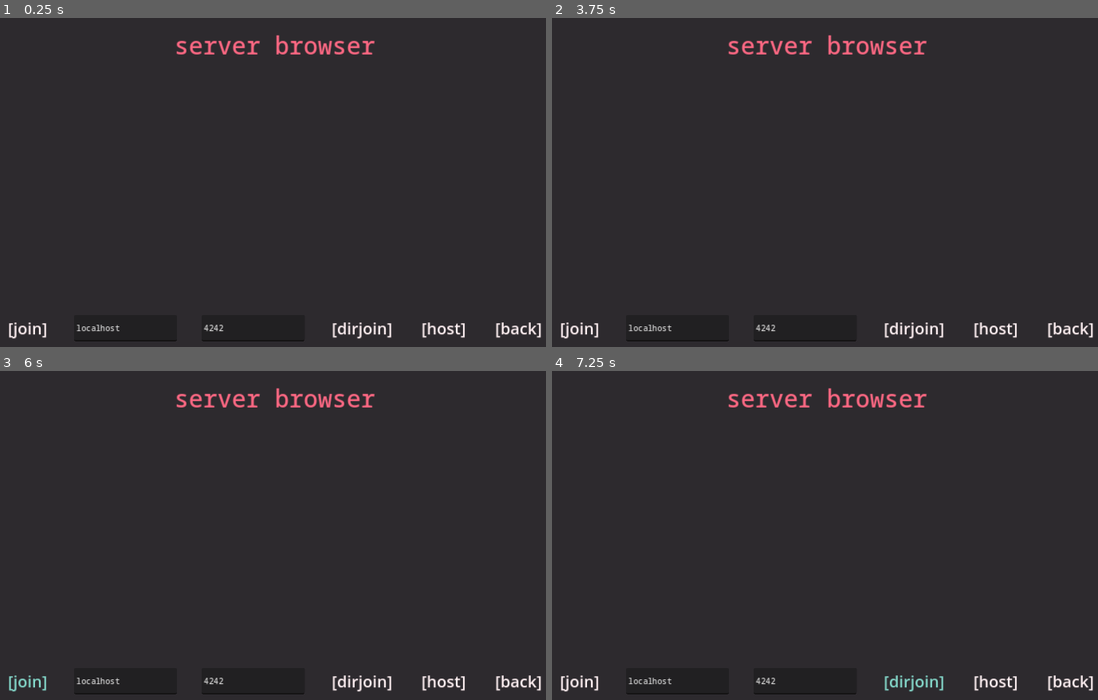
Above: before the commit, frames 1-4 (two rows, left to right).
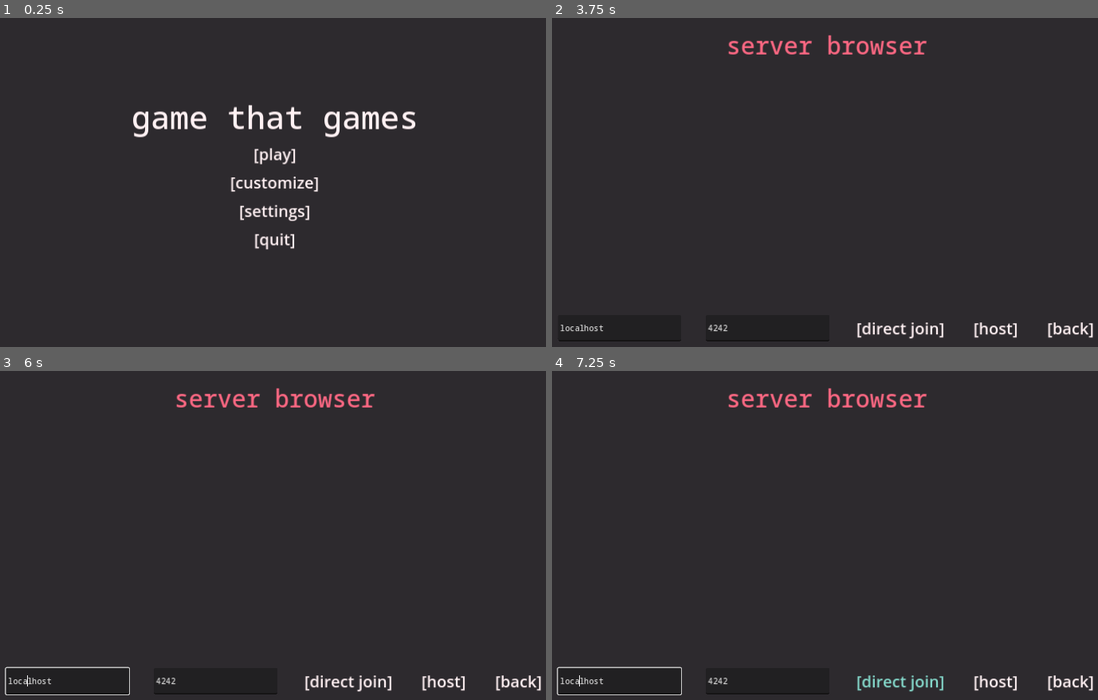
Above: after the commit, the same moments.

Repository: 4efk/new-mp-game
Game: Godot game, scene res://Menu/main_menu.tscn
Same seed, same stepped clock (60 frames per second), same inputs: the game is played once before the commit and once after it.
Inputs (mouse positions are in pixels of both pictures, inside the frame that each line leads up to):
- Up to frame 1 (0.25 s): no input
- Up to frame 2 (3.75 s): click (825, 152) at 0.5 s, where only the run after the commit has a clickable "[play]"; click "[host]" at 1.25 s; click "[ready]" at 2 s; click "[ready]" at 2.75 s; click "[leave]" at 3.5 s
- Up to frame 3 (6 s): click "[back]" at 4.25 s; click "[play]" at 5 s; click (27, 680) at 5.75 s, where only the run before the commit has a clickable "[join]"
- Up to frame 4 (7.25 s): click "[dirjoin]" (after the commit: "[direct join]") at 6.5 s

The runs differ from the first frame. In frame 1, 4.2% of the frame differs, in the area x 1-100%, y 5-99%; in frame 2, 0.7%; in frame 3, 0.9%; in frame 4, 0.9%.

Commit message:
server browser

Diff:
--- a/src/Menu/main_menu.gd
+++ b/src/Menu/main_menu.gd
@@ -37,21 +37,26 @@
 
 func _process(delta: float) -> void:
 	# server browser ui
-	for available_server in Networking.available_servers:
+	var available_servers_names_reformatted = []
+	var available_servers_key_strings = []
+
+	for available_server in Networking.available_servers.keys():
+		available_servers_names_reformatted.append(available_server.replace('.', '_').replace(':', '_'))
+		available_servers_key_strings.append(available_server)
+
+	for available_server in available_servers_names_reformatted:
 		if !server_list.has_node(available_server):
 			var server_button_instance = server_browser_server_button.instantiate()
 			server_button_instance.name = available_server
-			server_button_instance.text = available_server
-			server_button_instance.ip_address = Networking.available_servers[available_server][0]
-			server_button_instance.port = Networking.available_servers[available_server][1]
+			server_button_instance.text = available_servers_key_strings[available_servers_names_reformatted.find(available_server)]
+			server_button_instance.ip_address = Networking.available_servers[available_servers_key_strings[available_servers_names_reformatted.find(available_server)]][0]
+			server_button_instance.port = Networking.available_servers[available_servers_key_strings[available_servers_names_reformatted.find(available_server)]][1]
 			server_list.add_child(server_button_instance)
-			print(1)
+
 	for server_button in server_list.get_children():
-		print
-		if not str(server_button.name) in Networking.available_servers.keys():
+		if not server_button.name in available_servers_names_reformatted:
 			server_button.queue_free()
-			print(2)
-	#
+
 	# lobby ui
 	for node in players_grid.get_children():
 		if str(node.name).begins_with('Player'):
--- a/src/Menu/main_menu.tscn
+++ b/src/Menu/main_menu.tscn
@@ -17,7 +17,6 @@
 script = ExtResource("1_nmt8t")
 
 [node name="MainMenu" type="Control" parent="."]
-visible = false
 layout_mode = 1
 anchors_preset = 15
 anchor_right = 1.0
@@ -111,6 +110,7 @@
 flat = true
 
 [node name="HostJoinBrowser" type="Control" parent="."]
+visible = false
 layout_mode = 1
 anchors_preset = 15
 anchor_right = 1.0
@@ -158,6 +158,7 @@
 alignment = 1
 
 [node name="JoinButton" type="Button" parent="HostJoinBrowser/VBoxContainer/Buttons"]
+visible = false
 layout_mode = 2
 focus_mode = 0
 theme_override_colors/font_hover_color = Color(0.521569, 0.854902, 0.8, 1)
@@ -184,7 +185,7 @@
 theme_override_colors/font_hover_color = Color(0.521569, 0.854902, 0.8, 1)
 theme_override_colors/font_color = Color(1, 0.945098, 0.952941, 1)
 theme_override_font_sizes/font_size = 32
-text = "[dirjoin]"
+text = "[direct join]"
 flat = true
 
 [node name="HostButton" type="Button" parent="HostJoinBrowser/VBoxContainer/Buttons"]
